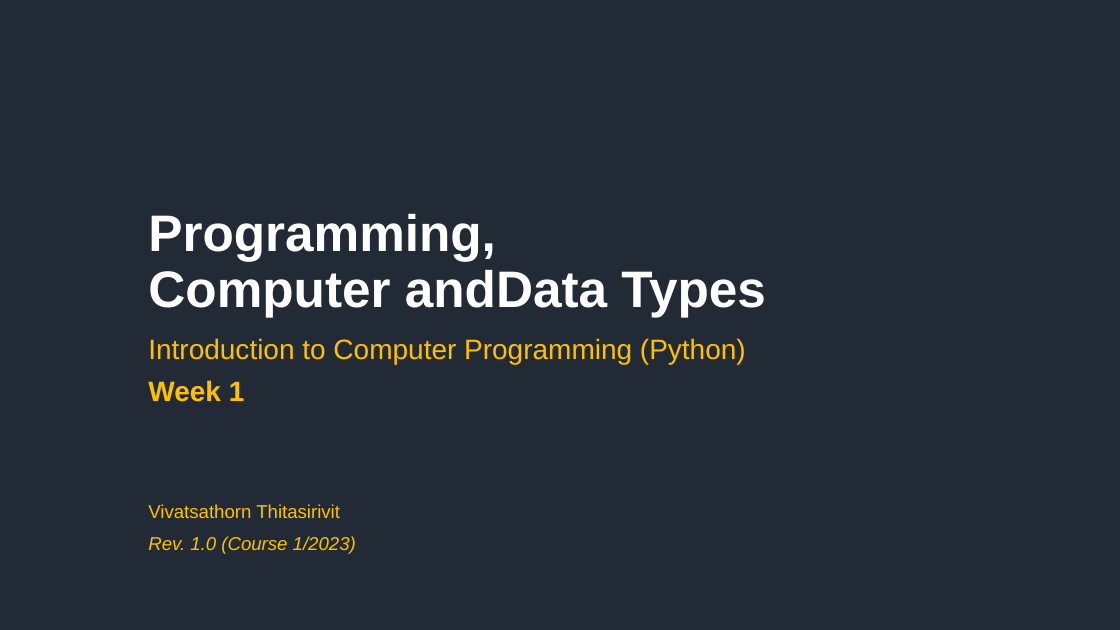
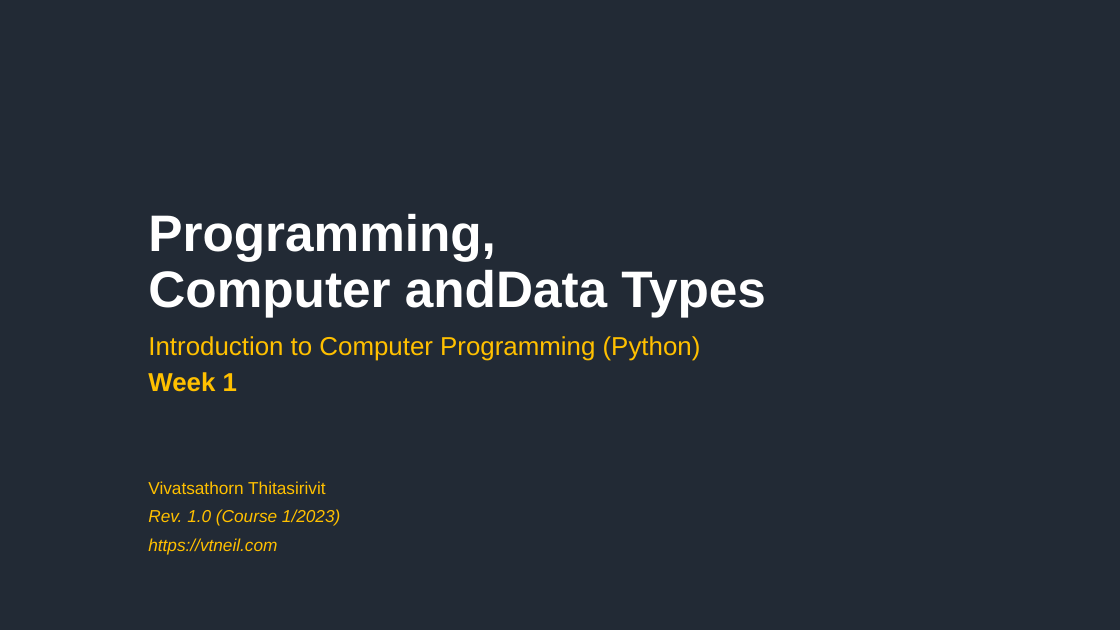
Before and after one commit to vtneil/course-comp101, a slide deck: slide 1 of ppt/Week01_Introduction.pptx. Drawn at 1120x630 pixels with LibreOffice and Linux fonts; fonts in the diff are those of the drawing. Boxes give left, top, right and bottom in pixels: in the first picture for what was removed or moved away, otherwise in the second. Text is boxed around its words. In the diff, an @@ line names an element or a change of style, - is before the commit and + after.

Commit message:
Week 1 Contents

```diff
--- a/ppt/Week01_Introduction.pptx
+++ b/ppt/Week01_Introduction.pptx
@@ subtitle at (148, 336, 701, 526): size 24 to 22.2 pt in "Introduction to Computer Programming (Python)", "Week 1"; size 16 to 14.8 pt in "Vivatsathorn Thitasirivit", "Rev. 1.0 (Course 1/2023)"; line spacing 0.9 to 0.8 @@
@@ subtitle at (148, 538, 277, 554): paragraph added @@
+https://vtneil.com
```
Also in this commit, not shown: 5 other slides changed, 4 slides added, 2 slides removed, 17 other files.
